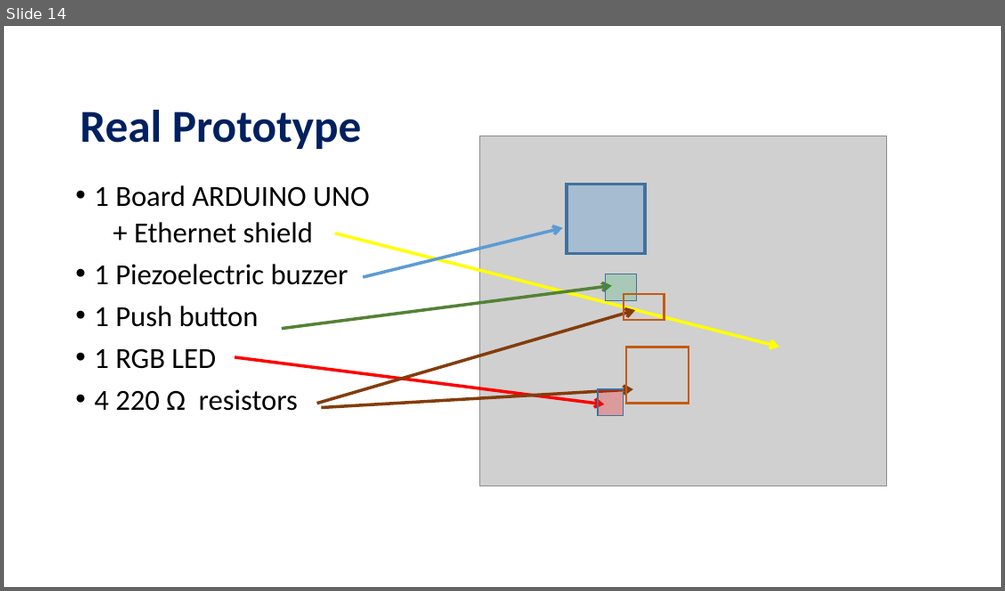
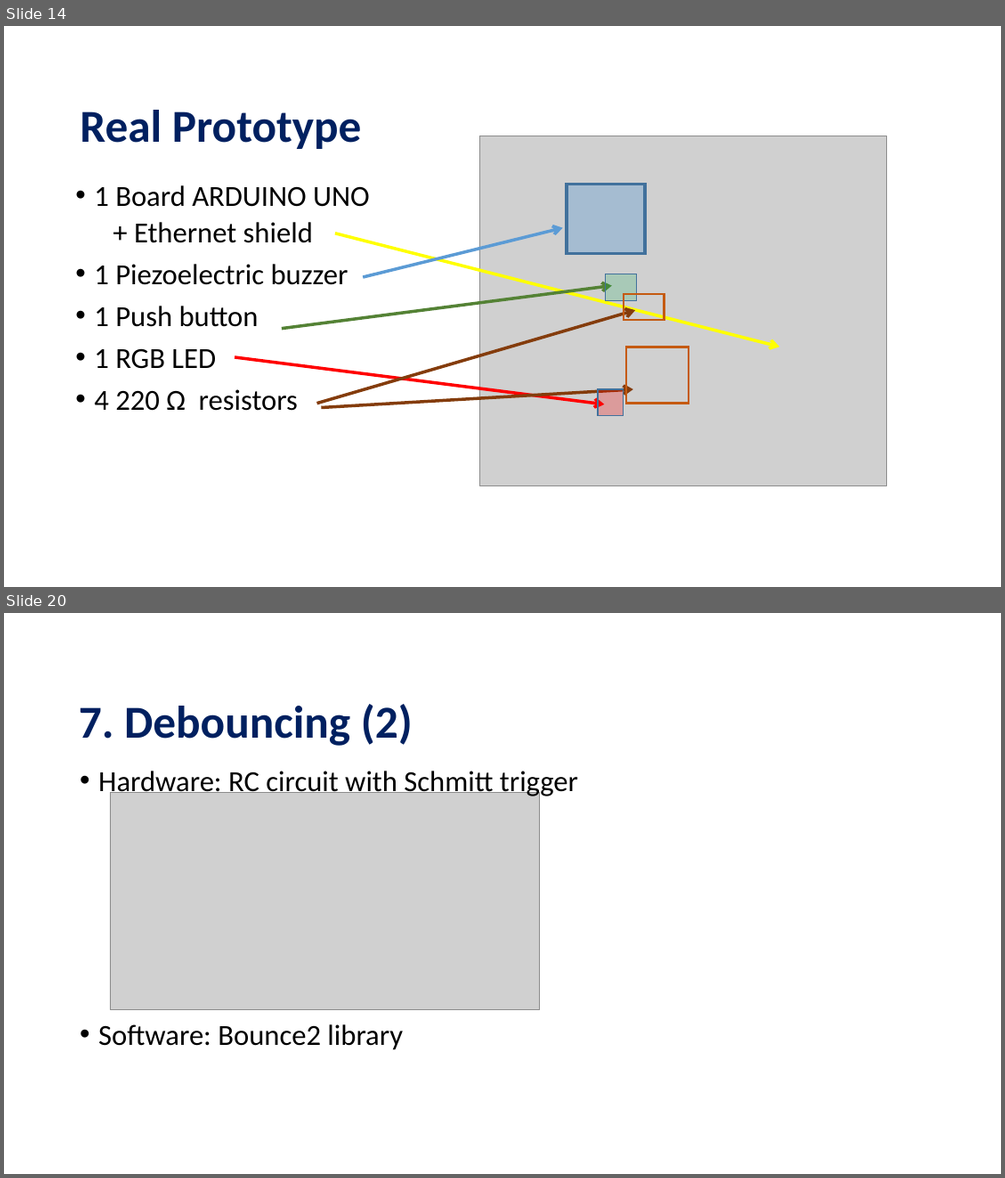
Before and after one commit to FlorLoreto/Projects, a slide deck: The Internet of Things.ppt. Shown one above the other, each under a label of ours: slide 14 before the commit, slides 14 and 20 after it; the slides between them are not shown. The pictures are 1005x591 and 1005x1178 pixels, drawn with LibreOffice and Linux fonts; fonts in the diff are those of the drawing; grey boxes stand for pictures; background and template pictures are left out. Boxes give left, top, right and bottom in pixels: in the first picture for what was removed or moved away, otherwise in the second. Text is boxed around its words. In the diff, an @@ line names an element or a change of style, - is before the commit and + after.

```diff
--- a/The Internet of Things.ppt
+++ b/The Internet of Things.ppt
@@ slide 20 added at (x1=4, y1=613, x2=1001, y2=1174), background #FFFFFF @@
@@ title added at (x1=79, y1=704, x2=413, y2=746), 44 pt, text #002060, bold @@
+7. Debouncing (2)
@@ text added at (x1=98, y1=771, x2=578, y2=1050), 28 pt, text #000000 @@
+• Hardware: RC circuit with Schmitt trigger
+• Software: Bounce2 library
@@ picture added at (x1=110, y1=792, x2=539, y2=1010) @@
```
Also in this commit, not shown: 2 slides changed, 6 other slides added, 1 slide removed, 18 other files.
